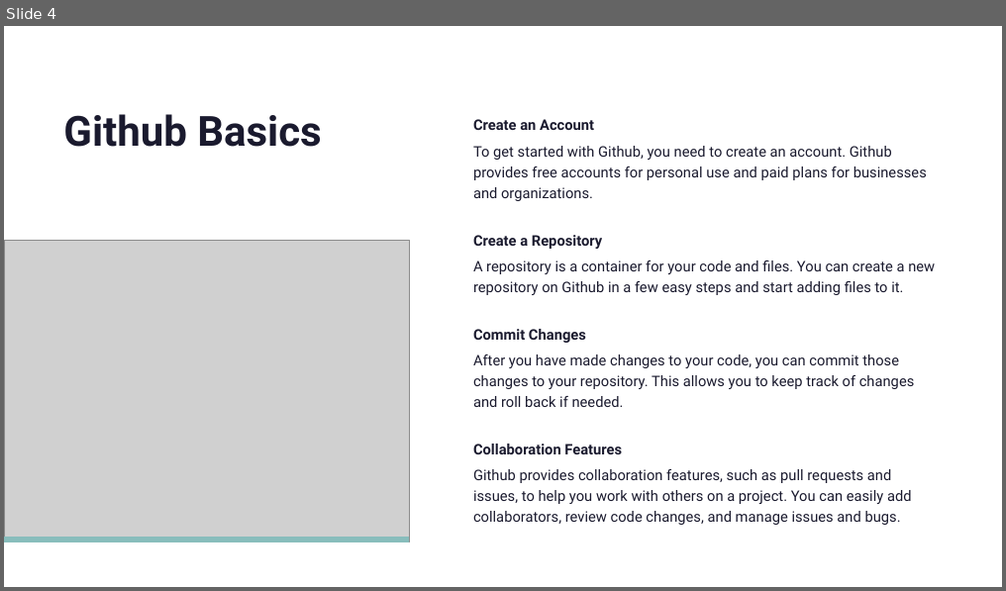
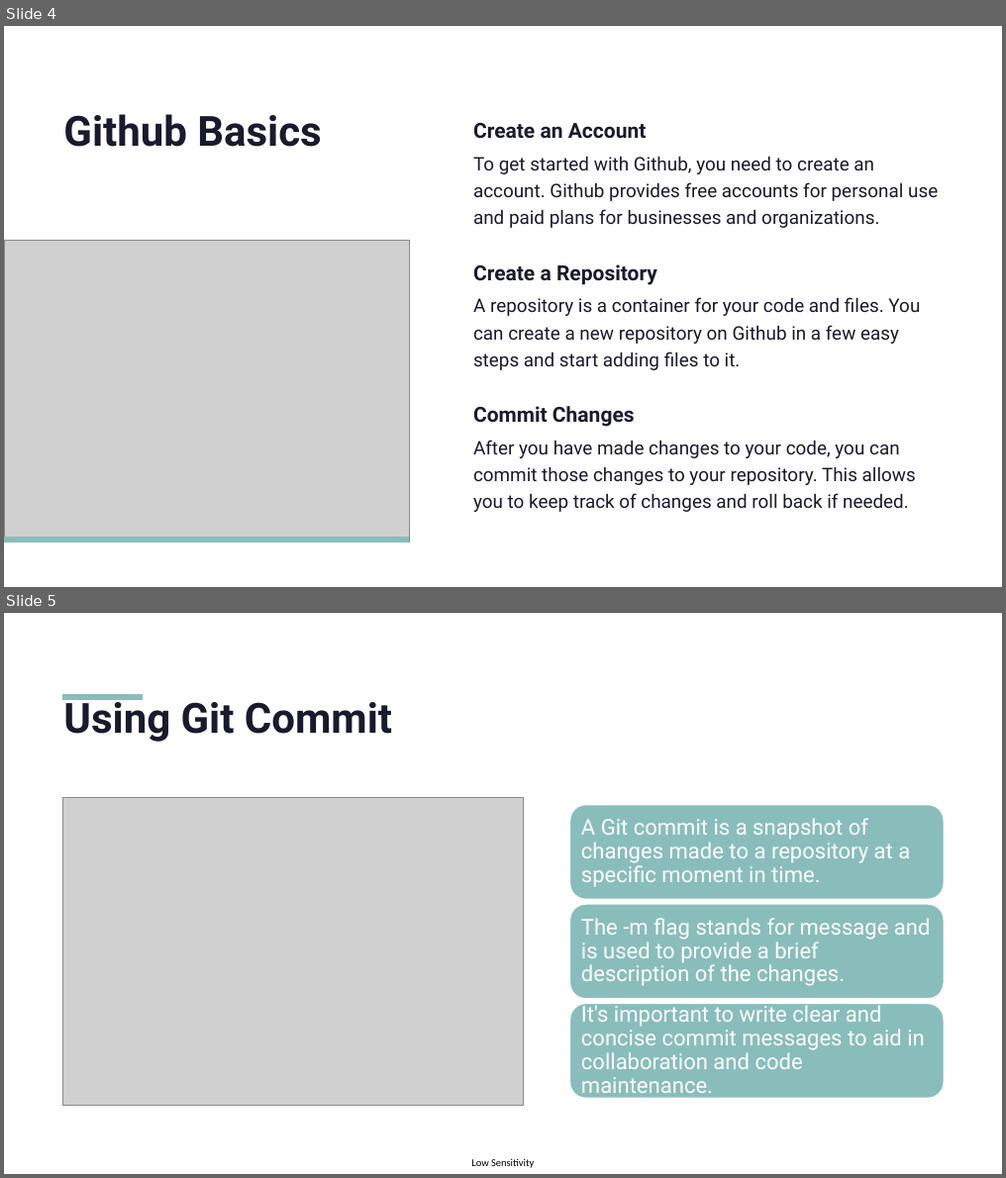
Before and after one commit to gregheffner/GitHub_class, a slide deck: GitHubTraining.pptx. Shown one above the other, each under a label of ours: slide 4 before the commit, slides 4 and 5 after it. The pictures are 1006x591 and 1006x1178 pixels, drawn with LibreOffice and Linux fonts; fonts in the diff are those of the drawing; grey boxes stand for pictures. Boxes give left, top, right and bottom in pixels: in the first picture for what was removed or moved away, otherwise in the second. Text is boxed around its words. In the diff, an @@ line names an element or a change of style, - is before the commit and + after.

```diff
--- a/GitHubTraining.pptx
+++ b/GitHubTraining.pptx
@@ slide 5 added at [4,613,1002,1174], background #FFFFFF @@
@@ line added from (62, 697) to (143, 697), #88BDBC 6 pt @@
@@ title added at [63,694,392,742], 40 pt, text #1A1A2E, bold @@
+Using Git Commit
@@ picture added at [62,798,524,1106] @@
@@ group added at [570,805,944,1099]: 3 rounded rectangles, 3 texts @@
+A Git commit is a snapshot of changes made to a repository at a specific moment in time.
+The -m flag stands for message and is used to provide a brief description of the changes.
+It's important to write clear and concise commit messages to aid in collaboration and code maintenance.
@@ text added at [471,1159,534,1168], 10 pt, text #000000 @@
+Low Sensitivity
@@ slide 4 changed as well @@
@@ text "Create an Account" at [473,123,938,512]: size 14 to 20 pt in "Create an Account", "Create a Repository", "Commit Changes"; size 14 to 18 pt in "To get started with Github, you need ...", "A repository is a container for your ...", "After you have made changes to your ..." @@
@@ text at [473,444,912,525]: paragraphs removed @@
-Collaboration Features
-  Github provides collaboration features, such as pull requests and issues, to help you work with others on a project. You can easily add collaborators, review code changes, and manage issues and bugs.
```
Also in this commit, not shown: 4 other slides changed.
